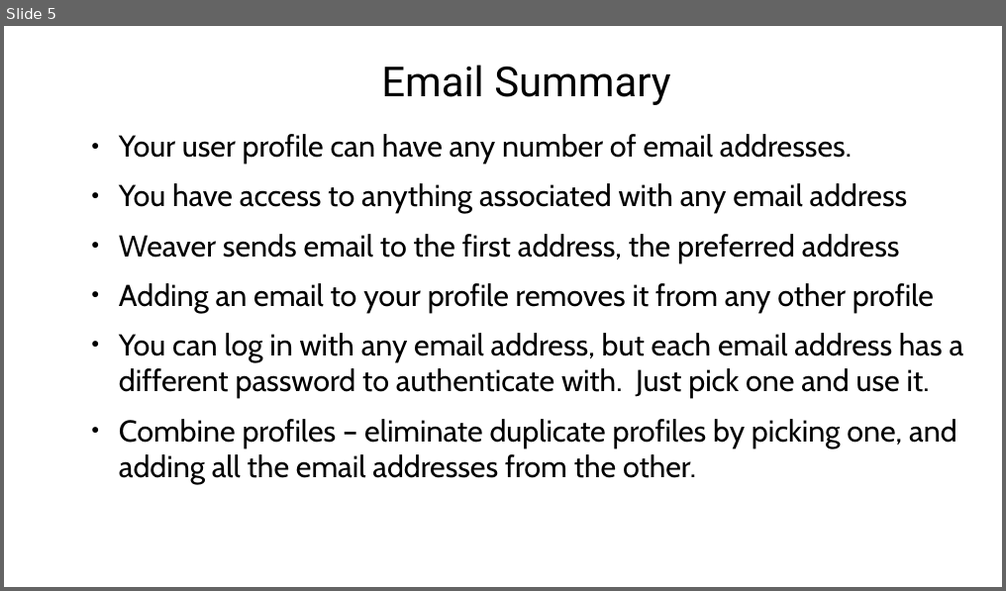
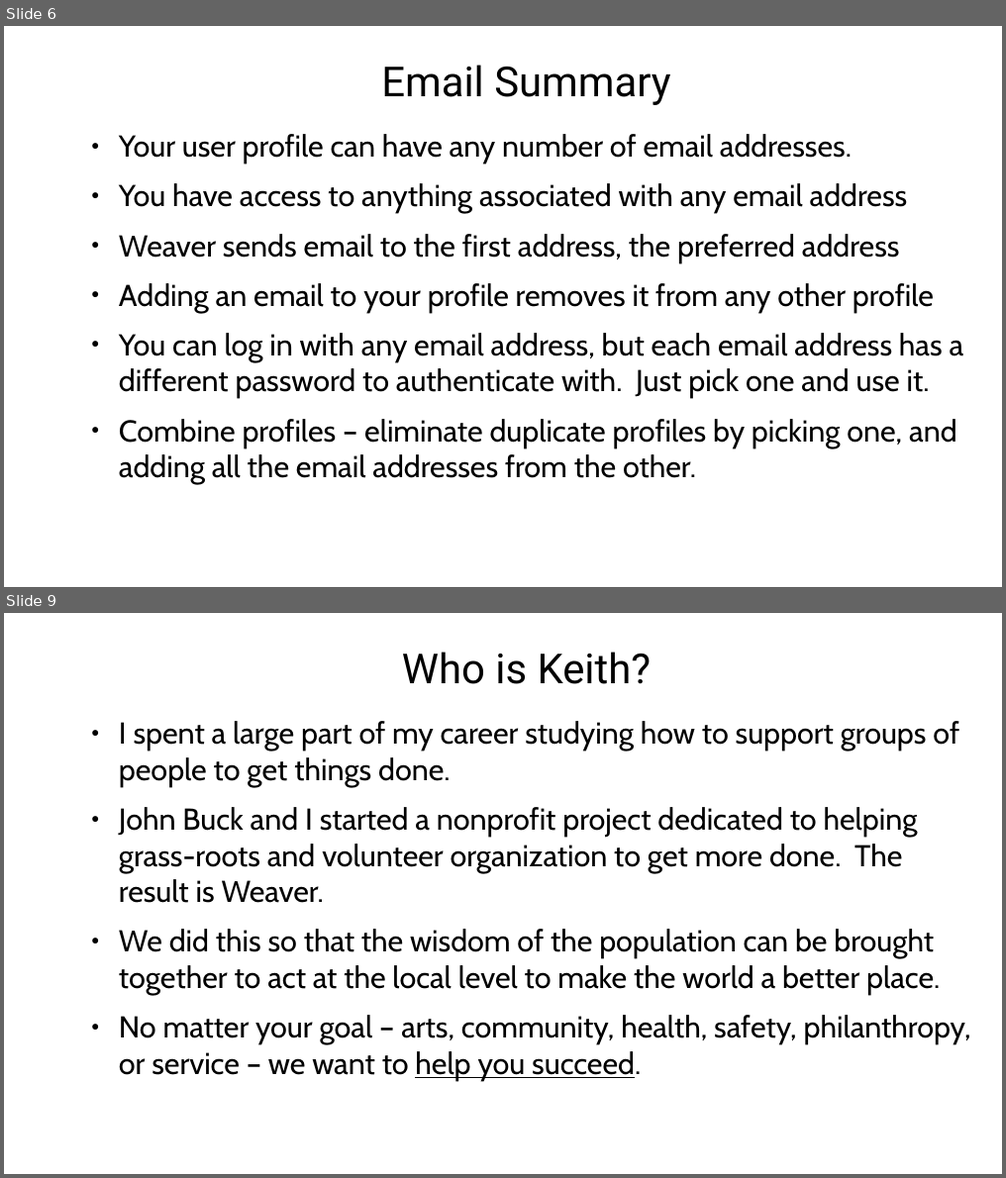
Before and after one commit to agilepro/cognoscenti, a slide deck: documentation/VideoPresentations.odp. Shown one above the other, each under a label of ours: slide 5 before the commit, slides 6 and 9 after it; the slides between them are not shown. The pictures are 1006x591 and 1006x1178 pixels, drawn with LibreOffice and Linux fonts; fonts in the diff are those of the drawing; background and template pictures are left out. Boxes give left, top, right and bottom in pixels: in the first picture for what was removed or moved away, otherwise in the second. Text is boxed around its words. In the diff, an @@ line names an element or a change of style, - is before the commit and + after.

```diff
--- a/documentation/VideoPresentations.odp
+++ b/documentation/VideoPresentations.odp
@@ slide 9 added at [4,613,1002,1174], background picture (left out) @@
@@ title added at [402,652,651,684], 38.3 pt, text #000000 @@
+Who is Keith?
@@ text added at [119,721,971,1081], 27.9 pt, text #000000 @@
+● I spent a large part of my career studying how to support groups of people to get things done.
+● John Buck and I started a nonprofit project dedicated to helping grass-roots and volunteer organization to get more done. The result is Weaver.
+● We did this so that the wisdom of the population can be brought together to act at the local level to make the world a better place.
+● No matter your goal – arts, community, health, safety, philanthropy, or service – we want to help you succeed.
@@ what was slide 5 is now slide 6 @@
```
Also in this commit, not shown: 23 other slides added, 2 other files.
